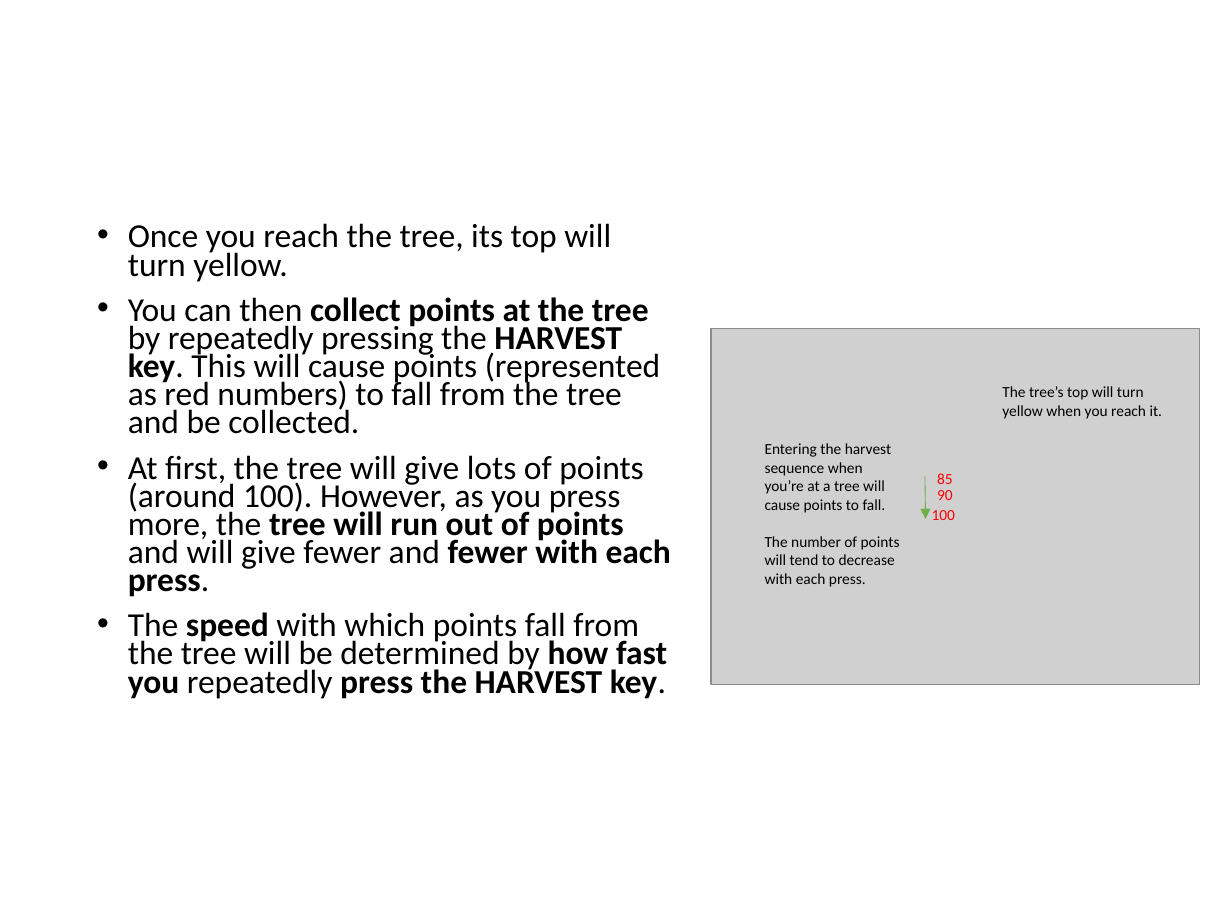
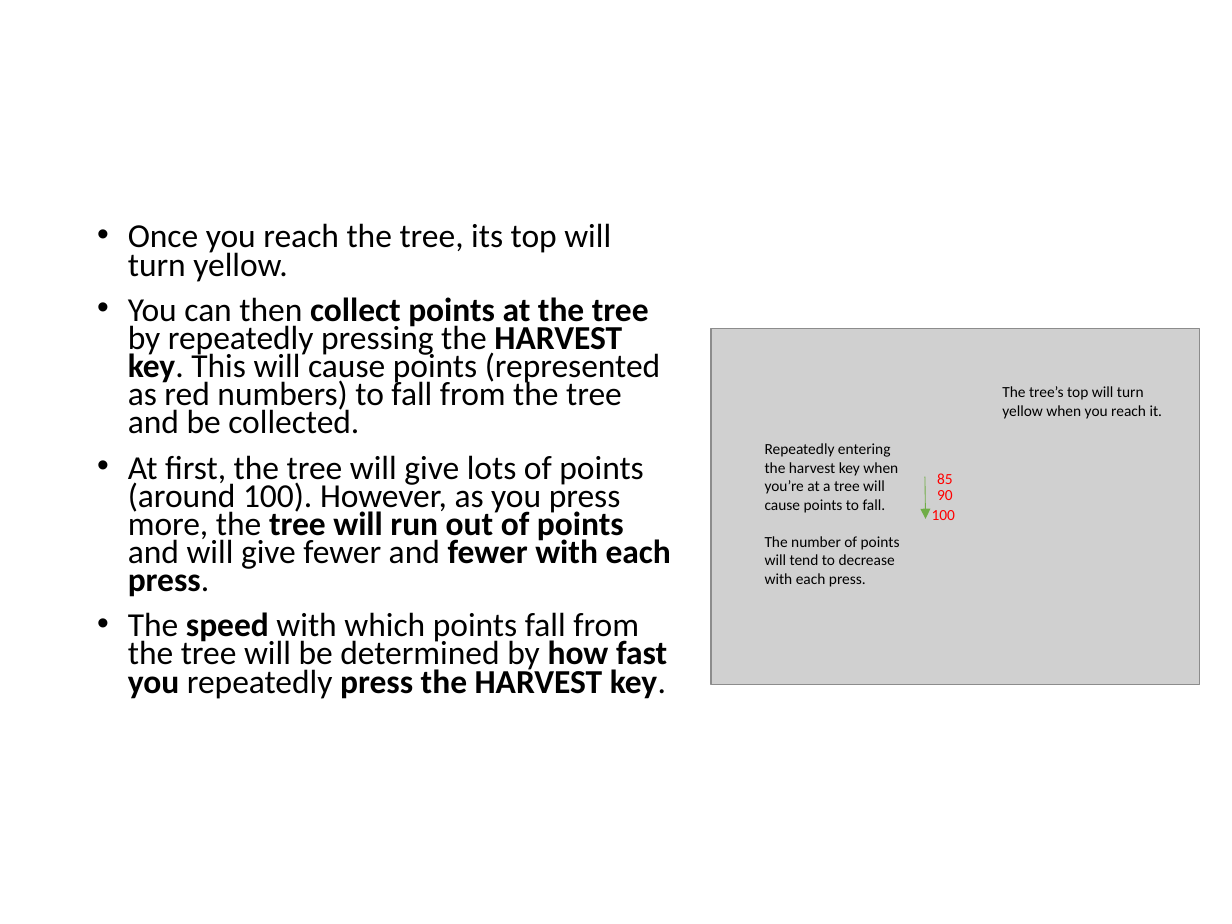
Before and after one commit to evanrussek/forage_jsp, a slide deck: slide 4 of public/ver_2/Stimuli/forage_instructions.pptx. Drawn at 1232x924 pixels with LibreOffice and Linux fonts; fonts in the diff are those of the drawing; grey boxes stand for pictures. Boxes give left, top, right and bottom in pixels: in the first picture for what was removed or moved away, otherwise in the second. Text is boxed around its words. In the diff, an @@ line names an element or a change of style, - is before the commit and + after.

```diff
--- a/public/ver_2/Stimuli/forage_instructions.pptx
+++ b/public/ver_2/Stimuli/forage_instructions.pptx
@@ text at (x1=765, y1=443, x2=898, y2=513): text changed @@
-Entering the harvest sequence when you’re at a tree will cause points to fall.
+Repeatedly entering the harvest key when you’re at a tree will cause points to fall.
```
Also in this commit, not shown: 7 other slides changed, 52 other files.
